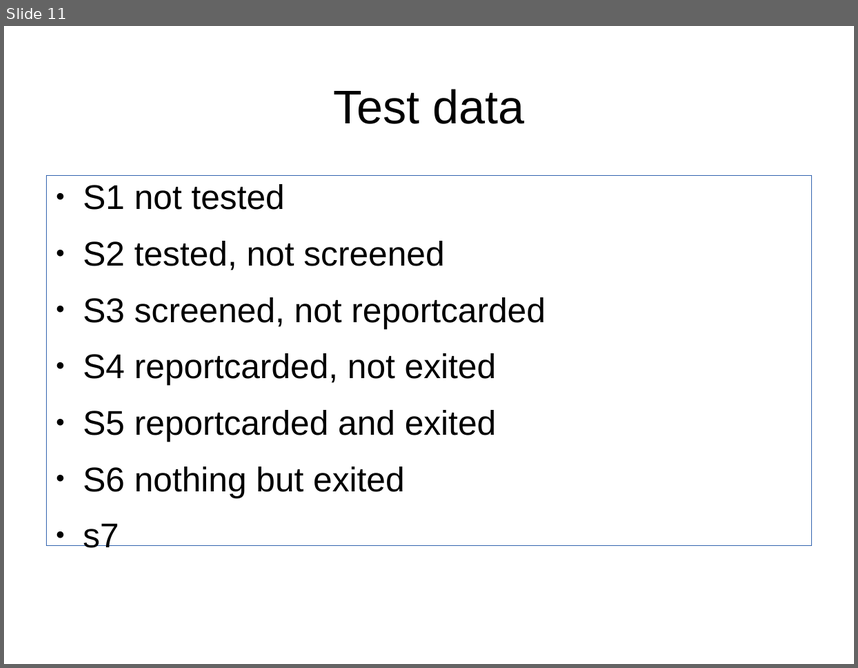
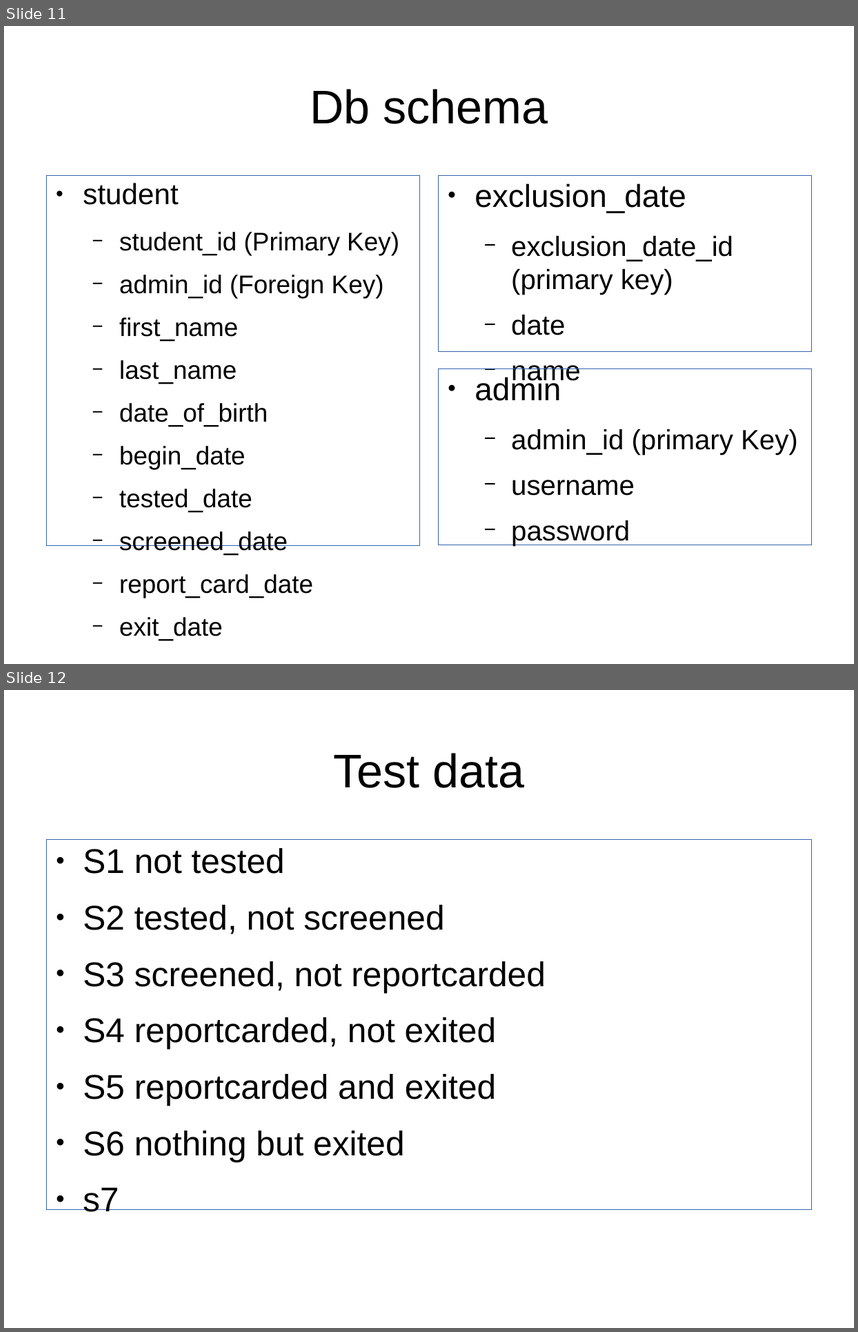
Before and after one commit to rlarsen4/daytracker, a slide deck: mockup.odp. Shown one above the other, each under a label of ours: slide 11 before the commit, slides 11 and 12 after it. The pictures are 858x668 and 858x1332 pixels, drawn with LibreOffice and Linux fonts; fonts in the diff are those of the drawing. Boxes give left, top, right and bottom in pixels: in the first picture for what was removed or moved away, otherwise in the second. Text is boxed around its words. In the diff, an @@ line names an element or a change of style, - is before the commit and + after.

```diff
--- a/mockup.odp
+++ b/mockup.odp
@@ slide 11 added at (4,26,854,664), background #FFFFFF @@
@@ title added at (310,89,548,124), 44 pt, text #000000 @@
+Db schema
@@ text added at (46,175,420,544), outline #3465AF 0 pt, 23.8 pt, text #000000 @@
+● student
+  − student_id (Primary Key)
+  − admin_id (Foreign Key)
+  − first_name
+  − last_name
+  − date_of_birth
+  − begin_date
+  − tested_date
+  − screened_date
+  − report_card_date
+  − exit_date
@@ text added at (438,175,812,352), outline #3465AF 0 pt, 25.9 pt, text #000000 @@
+● exclusion_date
+  − exclusion_date_id (primary key)
+  − date
+  − name
@@ text added at (438,368,812,545), outline #3465AF 0 pt, 25.9 pt, text #000000 @@
+● admin
+  − admin_id (primary Key)
+  − username
+  − password
@@ what was slide 11 is now slide 12 @@
```
Also in this commit, not shown: 3 other files.
